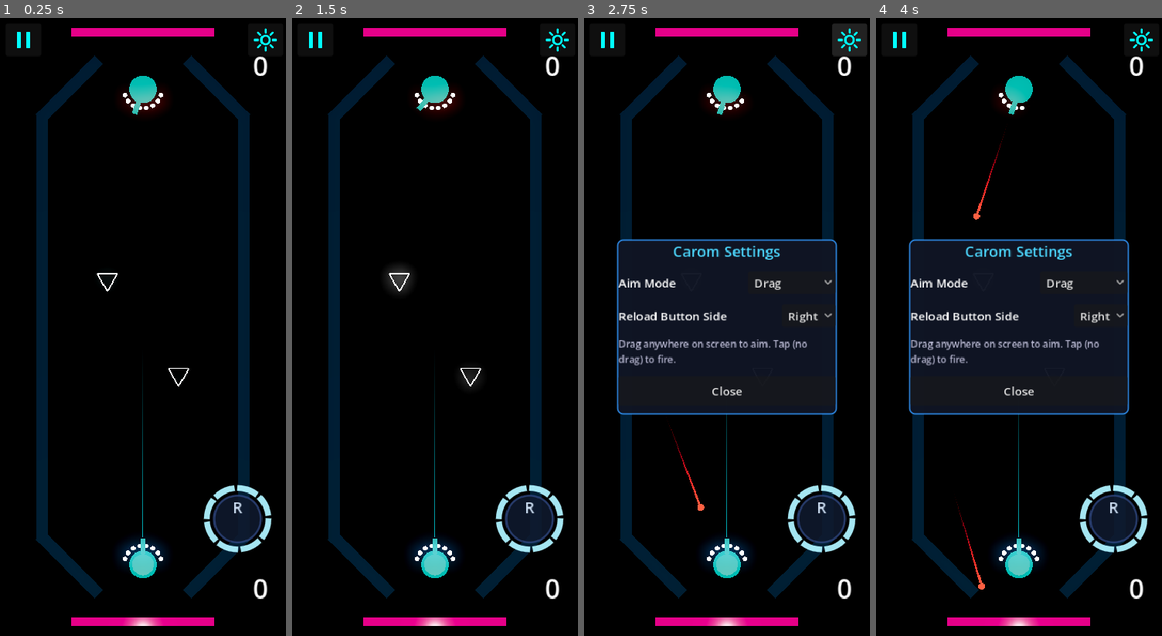
Above: before the commit, frames 1-4 (left to right).
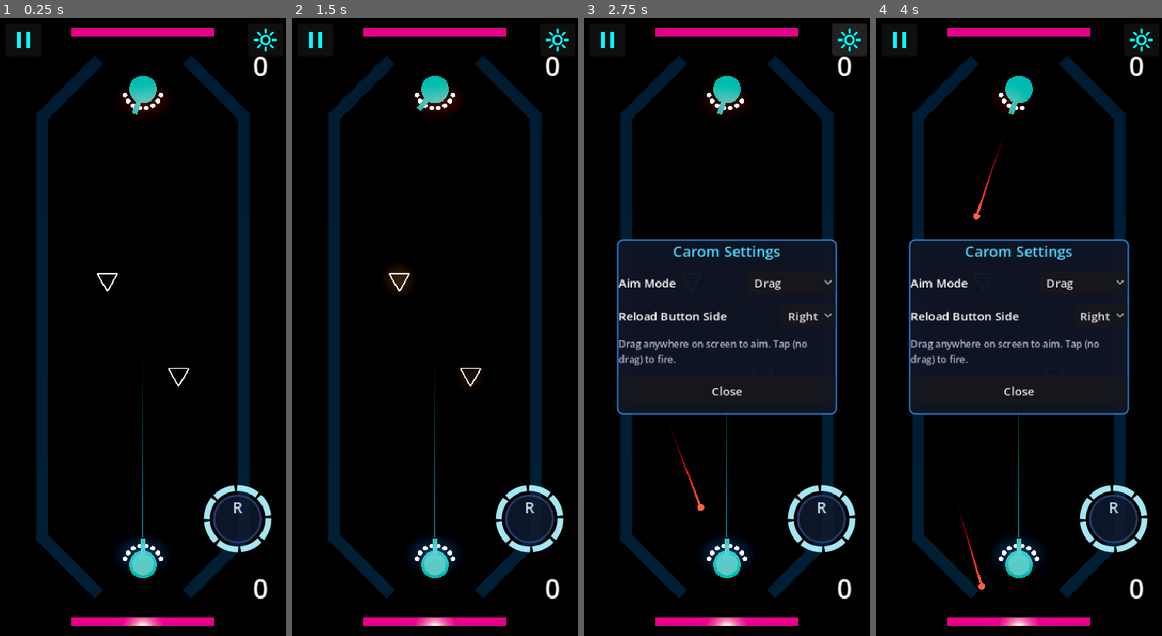
Above: after the commit, the same moments.

Repository: mchambers-mojang/sweet-vinegar-games
Game: Godot game, scene res://carom/scenes/carom_arena.tscn
The game is run twice, just before and just after one commit, with the same random seed, the same clock (stepped at 60 frames per second) and the same inputs. This scene is started directly instead of the project's main scene.
Inputs (mouse positions are in pixels of both pictures, inside the frame that each line leads up to):
- Up to frame 1 (0.25 s): no input
- Up to frame 2 (1.5 s): click (314, 42) at 0.5 s; click "Resume" at 1.25 s
- Up to frame 3 (2.75 s): click (849, 42) at 2 s
- Up to frame 4 (4 s): click "Drag" at 2.75 s; click "Right" at 3.5 s

The runs differ from the first frame. In frame 2, 0.3% of the frame differs, in the area x 32-65%, y 40-60%; in frame 3, less than 0.1%; in frame 4, less than 0.1%.

Commit message:
debug(carom): grab existing mesh material + extreme color test
Instead of assigning a brand new material (which may not stick over
the scene-defined material_override), duplicate the existing one and
modify in place. Also made pulse red↔green to be unmissable.

Co-authored-by: Copilot <223556219+Copilot@users.noreply.github.com>

Diff:
--- a/carom/scripts/carom_puck.gd
+++ b/carom/scripts/carom_puck.gd
@@ -30,18 +30,34 @@
 
 
 func _setup_emission_material() -> void:
-	_puck_material = StandardMaterial3D.new()
-	_puck_material.albedo_color = Color(0.02, 0.08, 0.1, 1)
-	_puck_material.emission_enabled = true
-	_puck_material.emission = Color(0.8, 1.0, 1.0, 1)
-	_puck_material.emission_energy_multiplier = EMISSION_BASE
-	_puck_material.roughness = 0.2
+	# Grab the existing material from the first mesh (shared SubResource in .tscn)
+	# and modify it in place — creating a new one doesn't reliably override the scene material.
 	var mesh_count: int = 0
 	for child in get_children():
 		if child is MeshInstance3D:
-			(child as MeshInstance3D).material_override = _puck_material
-			mesh_count += 1
-	print("[DEBUG-puck] Applied emission material to %d meshes" % mesh_count)
+			var mesh_inst := child as MeshInstance3D
+			if _puck_material == null and mesh_inst.material_override != null:
+				# Make it unique so we don't affect the PackedScene resource
+				_puck_material = mesh_inst.material_override.duplicate() as StandardMaterial3D
+				_puck_material.emission_enabled = true
+				_puck_material.emission = Color(0.8, 1.0, 1.0, 1)
+				_puck_material.emission_energy_multiplier = EMISSION_BASE
+			if _puck_material != null:
+				mesh_inst.material_override = _puck_material
+				mesh_count += 1
+	if _puck_material == null:
+		# Fallback: create from scratch if no existing material found
+		_puck_material = StandardMaterial3D.new()
+		_puck_material.albedo_color = Color(0.02, 0.08, 0.1, 1)
+		_puck_material.emission_enabled = true
+		_puck_material.emission = Color(0.8, 1.0, 1.0, 1)
+		_puck_material.emission_energy_multiplier = EMISSION_BASE
+		_puck_material.roughness = 0.2
+		for child in get_children():
+			if child is MeshInstance3D:
+				(child as MeshInstance3D).material_override = _puck_material
+				mesh_count += 1
+	print("[DEBUG-puck] Applied emission material to %d meshes, mat_rid=%s" % [mesh_count, str(_puck_material.get_rid())])
 
 
 func configure(goal_targets: Array[Vector3], reset_position: Vector3) -> void:
@@ -70,10 +86,11 @@
 	_pulse_time = fmod(_pulse_time + delta * freq * TAU, TAU)
 	var t := (sin(_pulse_time) + 1.0) * 0.5
 	_puck_material.emission_energy_multiplier = lerpf(EMISSION_BASE, EMISSION_PEAK, t)
-	# Pulse between dark blue and bright white — impossible to miss
-	_puck_material.albedo_color = Color(t, t, t, 1.0)
+	# Extreme test: toggle between bright red and bright green
+	_puck_material.albedo_color = Color(t, 1.0 - t, 0.0, 1.0)
+	_puck_material.emission = Color(t, 1.0 - t, 0.0, 1.0)
 	if Engine.get_frames_drawn() % 60 == 0:
-		print("[DEBUG-pulse] freq=%.1f t=%.2f emission=%.1f" % [freq, t, _puck_material.emission_energy_multiplier])
+		print("[DEBUG-pulse] freq=%.1f t=%.2f albedo=%s" % [freq, t, str(_puck_material.albedo_color)])
 
 
 func _get_pulse_frequency() -> float:
